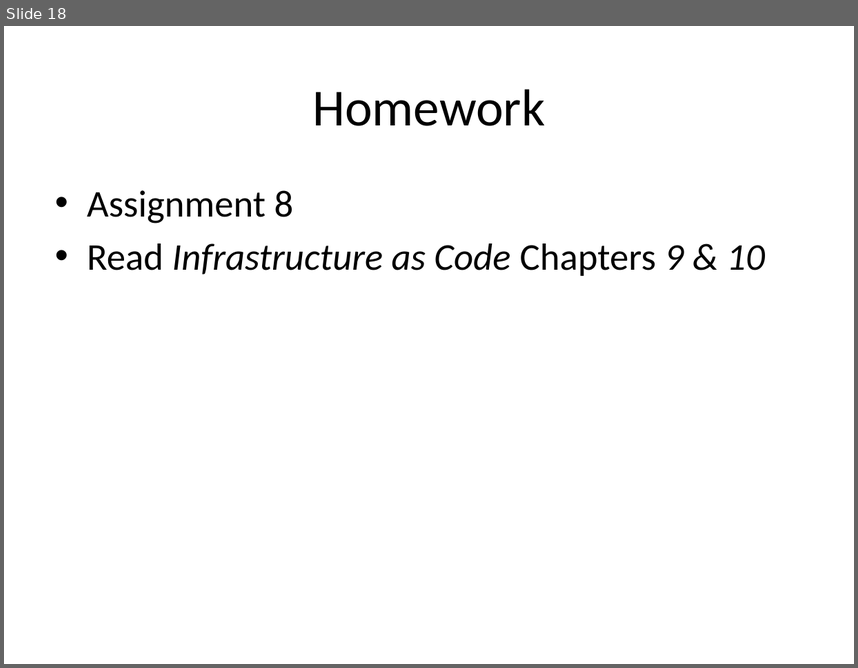
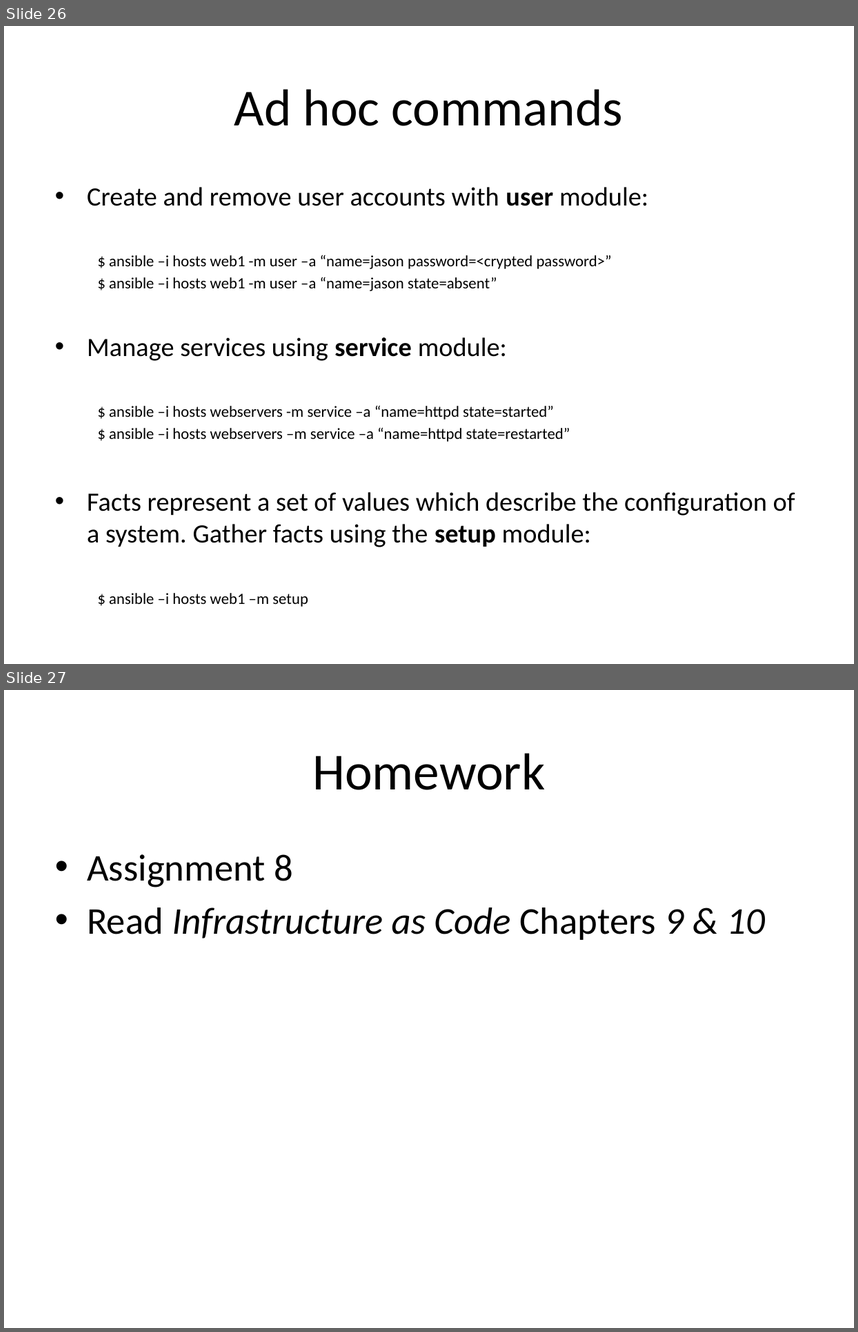
Before and after one commit to jasondbaker/infrastructure-class, a slide deck: lectures/infrastructure-week-10.pptx. Shown one above the other, each under a label of ours: slide 18 before the commit, slides 26 and 27 after it. The pictures are 858x668 and 858x1332 pixels, drawn with LibreOffice and Linux fonts; fonts in the diff are those of the drawing. Boxes give left, top, right and bottom in pixels: in the first picture for what was removed or moved away, otherwise in the second. Text is boxed around its words. In the diff, an @@ line names an element or a change of style, - is before the commit and + after.

```diff
--- a/lectures/infrastructure-week-10.pptx
+++ b/lectures/infrastructure-week-10.pptx
@@ slide 26 added at [4, 26, 854, 664], background #FFFFFF @@
@@ title added at [234, 89, 624, 126], 44 pt, text #000000 @@
+Ad hoc commands
@@ text added at [87, 187, 795, 604], 13.3 pt, text #000000 @@
+• Create and remove user accounts with user module:
+  $ ansible –i hosts web1 -m user –a “name=jason password=<crypted password>”
+  $ ansible –i hosts web1 -m user –a “name=jason state=absent”
+• Manage services using service module:
+  $ ansible –i hosts webservers -m service –a “name=httpd state=started”
+  $ ansible –i hosts webservers –m service –a “name=httpd state=restarted”
+• Facts represent a set of values which describe the configuration of a system. Gather facts using the setup module:
+  $ ansible –i hosts web1 –m setup
@@ what was slide 18 is now slide 27 @@
```
Also in this commit, not shown: 1 slide changed, 8 other slides added.
